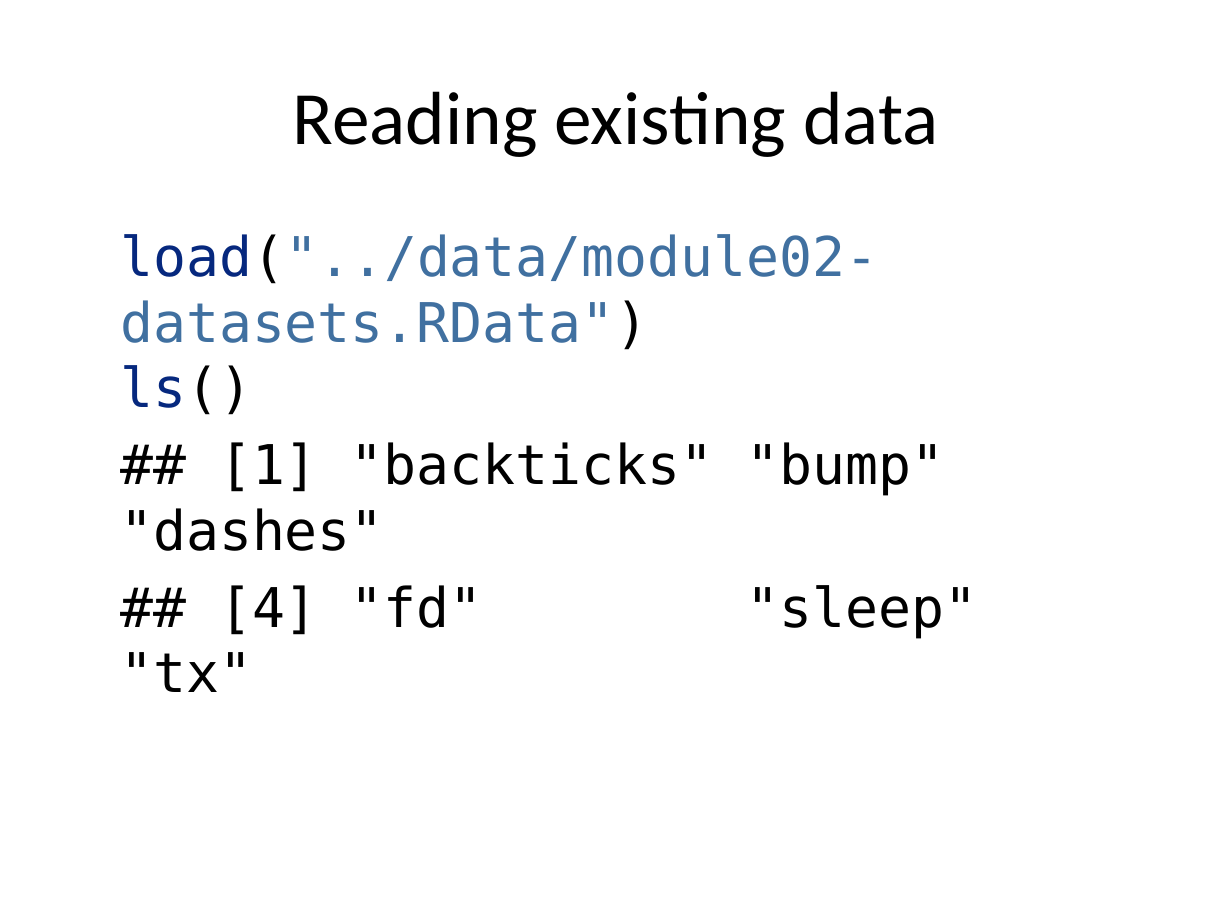
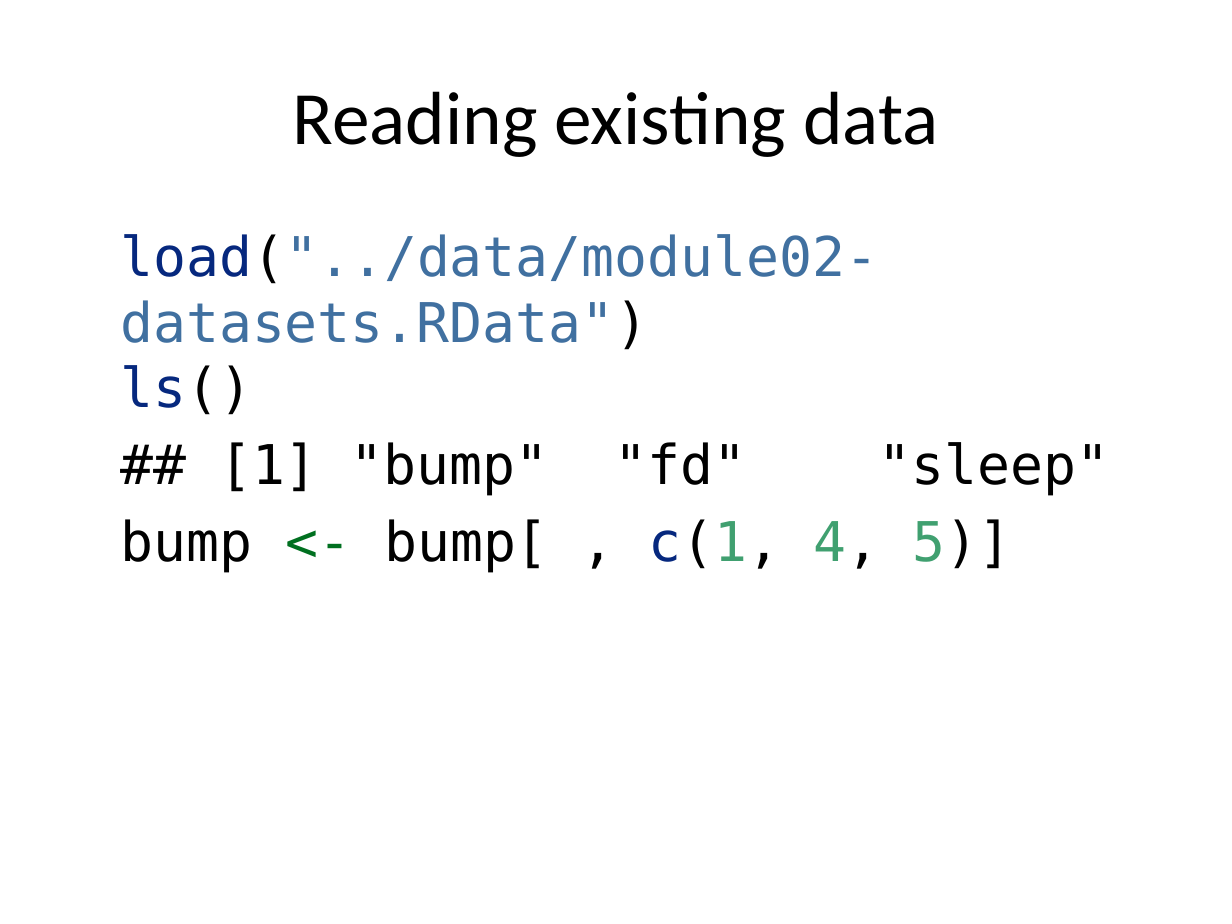
Before and after one commit to pmean/classes, a slide deck: slide 15 of introduction-to-r/src/v02-slides-and-speaker-notes.pptx. Drawn at 1232x924 pixels with LibreOffice and Linux fonts; fonts in the diff are those of the drawing. Boxes give left, top, right and bottom in pixels: in the first picture for what was removed or moved away, otherwise in the second. Text is boxed around its words. In the diff, an @@ line names an element or a change of style, - is before the commit and + after.

```diff
--- a/introduction-to-r/src/v02-slides-and-speaker-notes.pptx
+++ b/introduction-to-r/src/v02-slides-and-speaker-notes.pptx
@@ text at box(120, 442, 1109, 573): text changed @@
-## [1] "backticks" "bump" "dashes"
-## [4] "fd" "sleep" "tx"
+## [1] "bump" "fd" "sleep"
+bump <- bump[ , c(1, 4, 5)]
```
Also in this commit, not shown: 12 other slides changed, 3 slides added, 1 slide removed, 2 other files.
